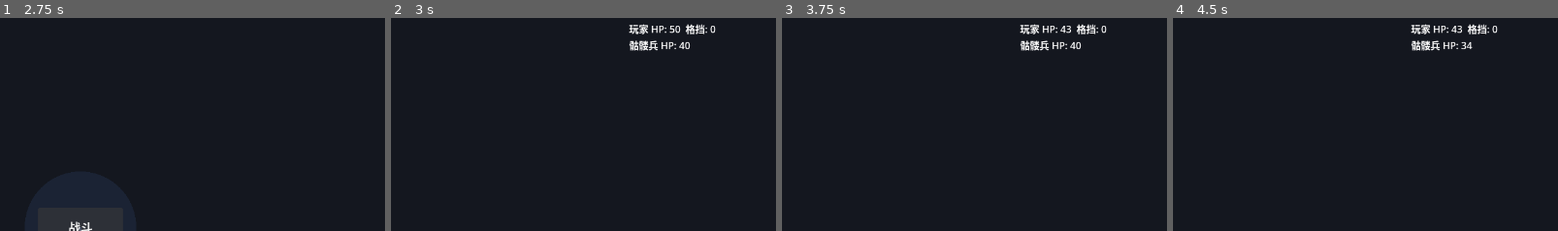
Above: before the commit, frames 1-4 (left to right).
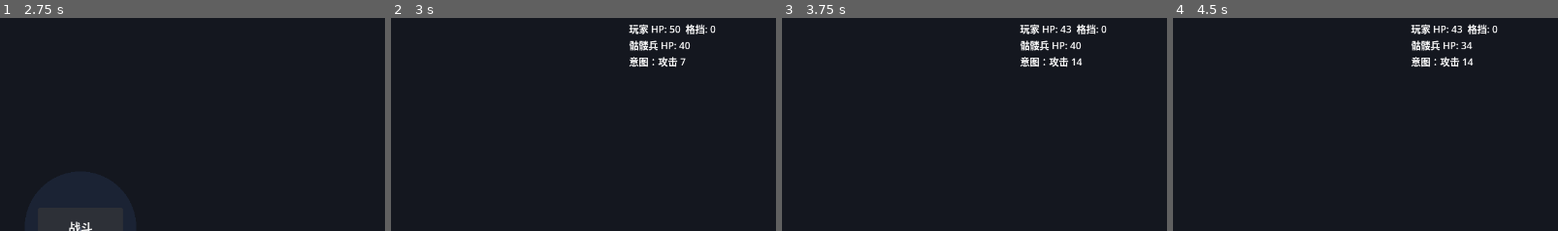
Above: after the commit, the same moments.

Repository: td1ql/godward
Game: Godot game, scene res://scenes/main_menu.tscn
The game is run twice, just before and just after one commit, with the same random seed, the same clock (stepped at 60 frames per second) and the same inputs.
Inputs:
- Up to frame 1 (2.75 s): click "开始新游戏" at 0.5 s; click "起点" at 1.25 s; click "战斗" at 2 s
- Up to frame 2 (3 s): click "战斗" at 2.75 s
- Up to frame 3 (3.75 s): click "结束回合" at 3.5 s
- Up to frame 4 (4.5 s): click "打击 [1费] 6 伤害" at 4.25 s
The pictures show only the part of the screen within x 39-89%, y 0-50%; the shares and areas given below are measured in that part.

Frame 1 is identical in both runs. In frame 2, 0.4% of the frame differs, in the area x 61-77%, y 18-24%; in frame 3, 0.4%, in the area x 61-79%, y 18-24%; in frame 4, 0.4%.

Commit message:
feat: 敌人意图显示与攻击节奏（pattern），可预判下回合伤害

Diff:
--- a/scripts/battle_demo.gd
+++ b/scripts/battle_demo.gd
@@ -10,6 +10,8 @@
 var enemy_hp := 30
 var enemy_attack := 5
 var enemy_poison := 0
+var enemy_pattern: Array = [1]
+var turn_index := 0
 var enemy_label_name := "敌人"
 
 var game_over := false
@@ -32,6 +34,7 @@
 	enemy_hp = int(e["hp"])
 	enemy_attack = int(e["attack"])
 	enemy_label_name = str(e["name"])
+	enemy_pattern = e.get("pattern", [1])
 
 	draw_pile = GameState.deck.duplicate()
 	draw_pile.shuffle()
@@ -49,6 +52,11 @@
 			discard_pile.clear()
 			draw_pile.shuffle()
 		hand.append(draw_pile.pop_back())
+
+func _intent_damage() -> int:
+	if enemy_pattern.is_empty():
+		return enemy_attack
+	return enemy_attack * int(enemy_pattern[turn_index % enemy_pattern.size()])
 
 func _rebuild_hand_buttons() -> void:
 	for b in card_buttons:
@@ -107,10 +115,11 @@
 		if game_over:
 			return
 
-	var incoming: int = max(0, enemy_attack - player_block)
+	var incoming: int = max(0, _intent_damage() - player_block)
 	player_hp = max(0, player_hp - incoming)
 	player_block = 0
 	player_energy = MAX_ENERGY
+	turn_index += 1
 	_check_game_over()
 	_update_ui()
 	if game_over:
@@ -140,6 +149,8 @@
 	var combat := "玩家 HP: %d  格挡: %d\n%s HP: %d" % [player_hp, player_block, enemy_label_name, enemy_hp]
 	if enemy_poison > 0:
 		combat += "（中毒 %d）" % enemy_poison
+	if enemy_hp > 0 and player_hp > 0:
+		combat += "\n意图：攻击 %d" % _intent_damage()
 	combat_label.text = combat
 	if enemy_hp <= 0:
 		combat_label.text += "\n你赢了！"
--- a/scripts/enemy_db.gd
+++ b/scripts/enemy_db.gd
@@ -1,21 +1,21 @@
 extends Node
 
-# ===== 普通敌人：加普通怪只需在这里加一行 =====
+# ===== 普通敌人 =====
 const NORMAL := {
-	"史莱姆": {"name": "史莱姆", "hp": 30, "attack": 5},
-	"哥布林": {"name": "哥布林", "hp": 35, "attack": 6},
-	"骷髅兵": {"name": "骷髅兵", "hp": 40, "attack": 7},
+	"史莱姆": {"name": "史莱姆", "hp": 30, "attack": 5, "pattern": [1, 1]},
+	"哥布林": {"name": "哥布林", "hp": 35, "attack": 6, "pattern": [1, 1, 2]},
+	"骷髅兵": {"name": "骷髅兵", "hp": 40, "attack": 7, "pattern": [1, 2]},
 }
 
 # ===== 精英敌人 =====
 const ELITE := {
-	"精英守卫": {"name": "精英守卫", "hp": 60, "attack": 8},
-	"精英法师": {"name": "精英法师", "hp": 55, "attack": 10},
+	"精英守卫": {"name": "精英守卫", "hp": 60, "attack": 8, "pattern": [1, 1, 1]},
+	"精英法师": {"name": "精英法师", "hp": 55, "attack": 10, "pattern": [1, 2]},
 }
 
 # ===== 首领 =====
 const BOSS := {
-	"塔主": {"name": "塔主", "hp": 100, "attack": 12},
+	"塔主": {"name": "塔主", "hp": 100, "attack": 12, "pattern": [1, 1, 1, 2]},
 }
 
 func _pool_for(node_type: String) -> Dictionary:
@@ -33,7 +33,6 @@
 			return pool[id]
 	return NORMAL.values()[0]
 
-# 按节点类型返回一个敌人字典（直接给战斗用）
 func pick_for_node(node_type: String) -> Dictionary:
 	var pool := _pool_for(node_type)
 	var ids := pool.keys()
